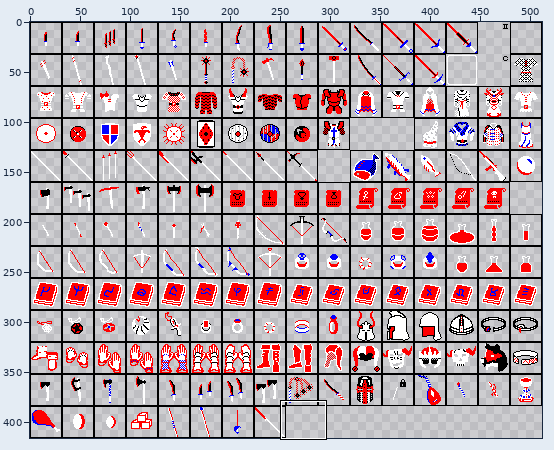
Two versions of one sprite sheet, resources/sprites/items.png. Above: a wide view before the commit, with the close-up outlined.
Close-up. Before the commit:
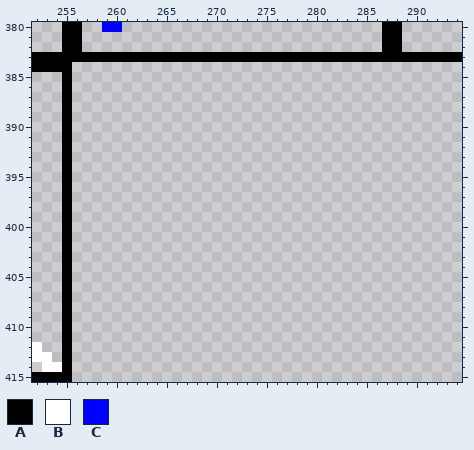
The file is 512x416 pixels. Pixels under 10% opacity are left out. Colours within 5 levels of each other are drawn and written as one. Shown: x 252..294, y 380..415.
Palette (. is transparent): A #000000  B #ffffff  C #0000ff
Pixels before, first column x 252:
380 ...AA..CC..........................AA......
381 ...AA..............................AA......
382 ...AA..............................AA......
383 AAAAAAAAAAAAAAAAAAAAAAAAAAAAAAAAAAAAAAAAAAA
384 AAAA.......................................
385 ...A.......................................
386 ...A.......................................
387 ...A.......................................
388 ...A.......................................
389 ...A.......................................
390 ...A.......................................
391 ...A.......................................
392 ...A.......................................
393 ...A.......................................
394 ...A.......................................
395 ...A.......................................
396 ...A.......................................
397 ...A.......................................
398 ...A.......................................
399 ...A.......................................
400 ...A.......................................
401 ...A.......................................
402 ...A.......................................
403 ...A.......................................
404 ...A.......................................
405 ...A.......................................
406 ...A.......................................
407 ...A.......................................
408 ...A.......................................
409 ...A.......................................
410 ...A.......................................
411 ...A.......................................
412 B..A.......................................
413 BB.A.......................................
414 .BBA.......................................
415 AAAA.......................................
After:
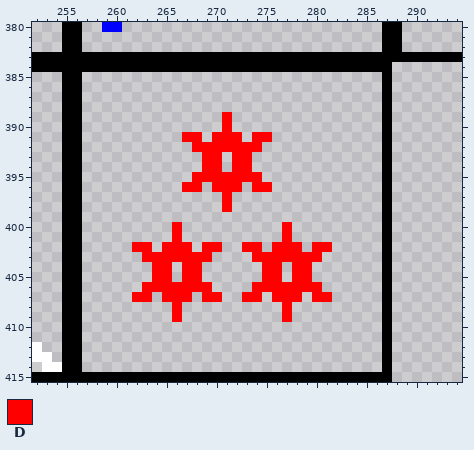
Colours new in this view: D #ff0000
Diff:
y 384: x 256..287 ................................ -> AAAAAAAAAAAAAAAAAAAAAAAAAAAAAAAA
y 385..388: x 256 . -> A; x 287 . -> A
y 389..390: x 256 . -> A; x 271 . -> D; x 287 . -> A
y 391: x 256 . -> A; x 267..268 .. -> DD; x 270..272 ... -> DDD; x 274..275 .. -> DD; x 287 . -> A
y 392: x 256 . -> A; x 268..274 ....... -> DDDDDDD; x 287 . -> A
y 393..394: x 256 . -> A; x 269..270 .. -> DD; x 272..273 .. -> DD; x 287 . -> A
y 395: x 256 . -> A; x 268..274 ....... -> DDDDDDD; x 287 . -> A
y 396: x 256 . -> A; x 267..268 .. -> DD; x 270..272 ... -> DDD; x 274..275 .. -> DD; x 287 . -> A
y 397..398: x 256 . -> A; x 271 . -> D; x 287 . -> A
y 399: x 256 . -> A; x 287 . -> A
y 400..401: x 256 . -> A; x 266 . -> D; x 277 . -> D; x 287 . -> A
y 402: x 256 . -> A; x 262..263 .. -> DD; x 265..267 ... -> DDD; x 269..270 .. -> DD; x 273..274 .. -> DD; x 276..278 ... -> DDD; x 280..281 .. -> DD; x 287 . -> A
y 403: x 256 . -> A; x 263..269 ....... -> DDDDDDD; x 274..280 ....... -> DDDDDDD; x 287 . -> A
y 404..405: x 256 . -> A; x 264..265 .. -> DD; x 267..268 .. -> DD; x 275..276 .. -> DD; x 278..279 .. -> DD; x 287 . -> A
y 406: x 256 . -> A; x 263..269 ....... -> DDDDDDD; x 274..280 ....... -> DDDDDDD; x 287 . -> A
y 407: x 256 . -> A; x 262..263 .. -> DD; x 265..267 ... -> DDD; x 269..270 .. -> DD; x 273..274 .. -> DD; x 276..278 ... -> DDD; x 280..281 .. -> DD; x 287 . -> A
y 408..409: x 256 . -> A; x 266 . -> D; x 277 . -> D; x 287 . -> A
y 410..414: x 256 . -> A; x 287 . -> A
y 415: x 256..287 ................................ -> AAAAAAAAAAAAAAAAAAAAAAAAAAAAAAAA
Pixel boxes of the changes (left, top, right, bottom) in both close-ups:
added: (72, 62, 392, 382)
